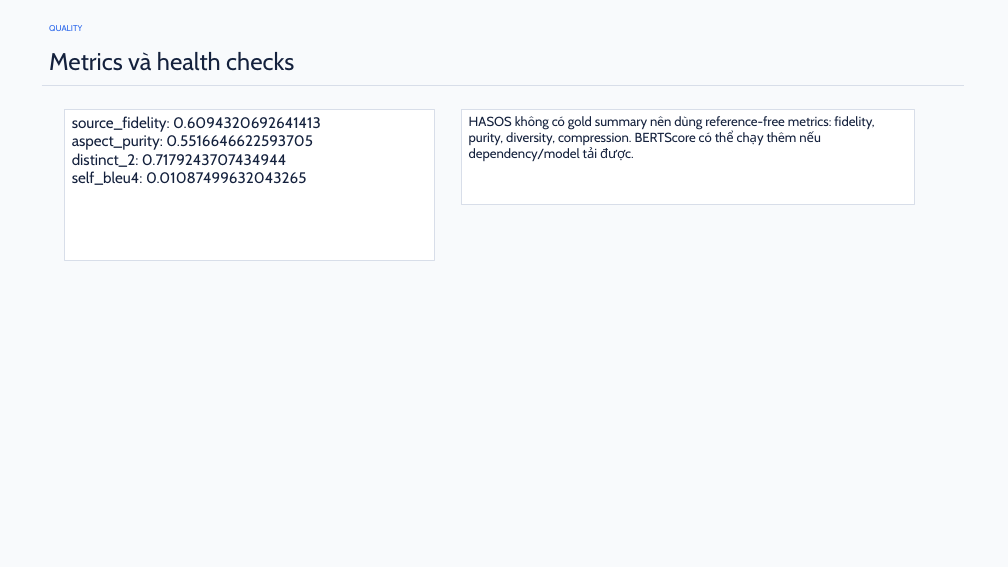
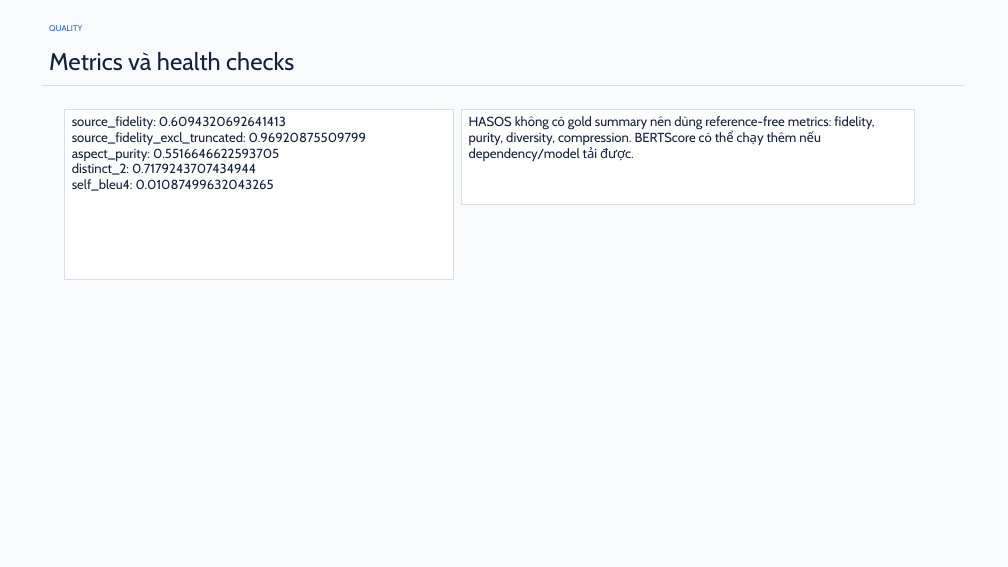
Before and after one commit to Meanliss/hotel-aspect-summarization, a slide deck: slide 8 of reports/space_hasos_full_e20_report.pptx (slide 7 before the commit). Drawn at 1008x567 pixels with LibreOffice and Linux fonts; fonts in the diff are those of the drawing. Boxes give left, top, right and bottom in pixels: in the first picture for what was removed or moved away, otherwise in the second. Text is boxed around its words. In the diff, an @@ line names an element or a change of style, - is before the commit and + after.

```diff
--- a/reports/space_hasos_full_e20_report.pptx
+++ b/reports/space_hasos_full_e20_report.pptx
@@ rectangle "source_fidelity: 0.6094320692641413": place and size @@
-rectangle "source_fidelity: 0.6094320692641413" at [64, 110, 435, 261]
+rectangle "source_fidelity: 0.6094320692641413" at [64, 110, 454, 280]
@@ text in rectangle at [72, 116, 286, 191]: size 14.5 to 12.5 pt in "source_fidelity: 0.6094320692641413", "aspect_purity: 0.5516646622593705", "distinct_2: 0.7179243707434944", "self_bleu4: 0.01087499632043265" @@
@@ text in rectangle at [72, 132, 366, 145]: paragraph added @@
+source_fidelity_excl_truncated: 0.96920875509799
```
Also in this commit, not shown: 1 slide added, 10 other files.
